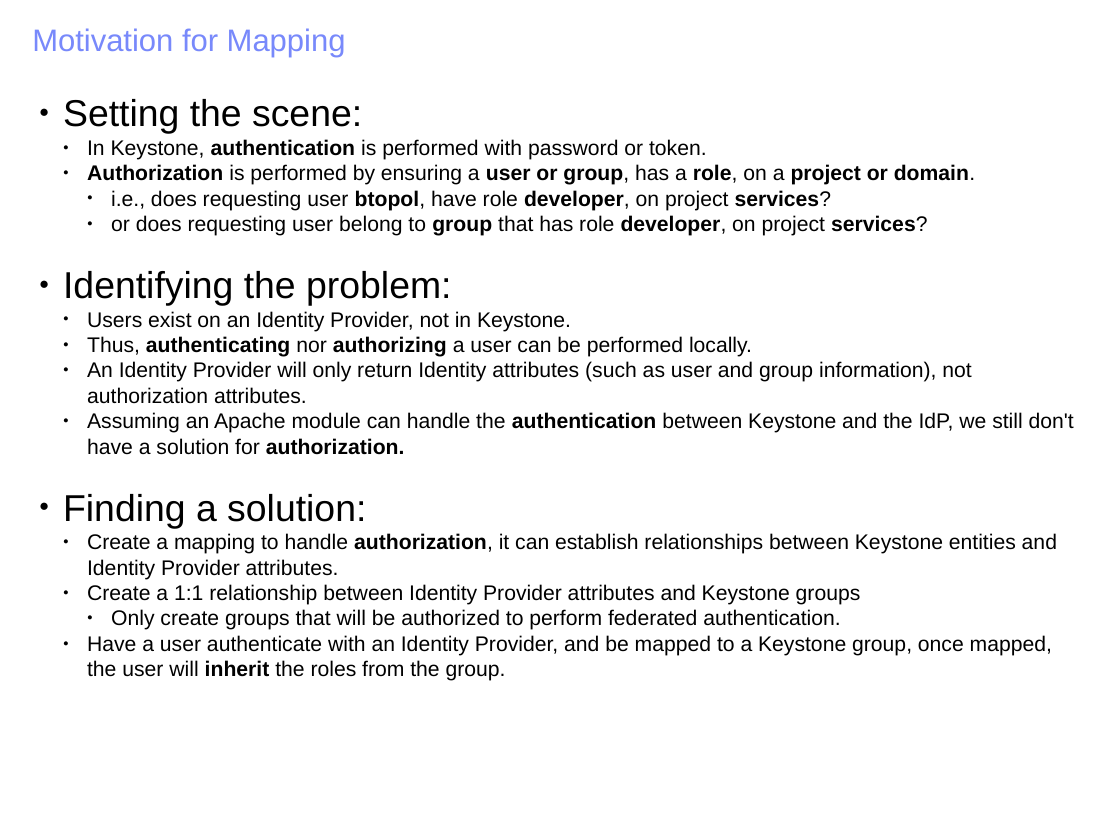
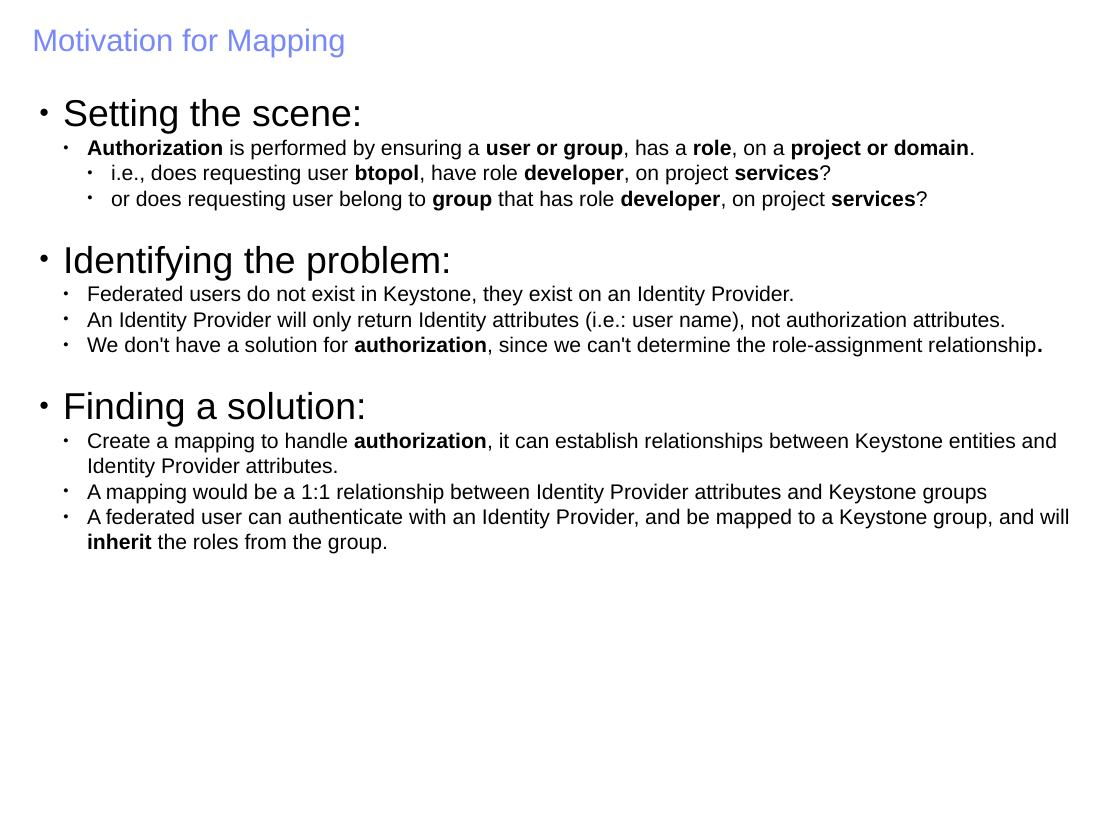
Before and after one commit to joesavak/OpenStackFederation, a slide deck: slide 17 of os-federation.odp. Drawn at 1120x840 pixels with LibreOffice and Linux fonts; fonts in the diff are those of the drawing. Boxes give left, top, right and bottom in pixels: in the first picture for what was removed or moved away, otherwise in the second. Text is boxed around its words. In the diff, an @@ line names an element or a change of style, - is before the commit and + after.

Commit message:
Tweaked some slides
Made minor changes to the slides that Brad and I will presenting. Tried
to make the content a bit shorter and easier to read.

```diff
--- a/os-federation.odp
+++ b/os-federation.odp
@@ text at [87, 139, 707, 160]: paragraph removed @@
-  ● In Keystone, authentication is performed with password or token.
@@ text at [87, 285, 1043, 357]: text changed @@
-  ● Users exist on an Identity Provider, not in Keystone.
-  ● Thus, authenticating nor authorizing a user can be performed locally.
-  ● An Identity Provider will only return Identity attributes (such as user and group information), not authorization attributes.
-  ● Assuming an Apache module can handle the authentication between Keystone and the IdP, we still don't have a solution for authorization.
+  ● Federated users do not exist in Keystone, they exist on an Identity Provider.
+  ● An Identity Provider will only return Identity attributes (i.e.: user name), not authorization attributes.
+  ● We don't have a solution for authorization, since we can't determine the role-assignment relationship.
@@ text at [87, 483, 1069, 554]: text changed @@
-  ● Create a 1:1 relationship between Identity Provider attributes and Keystone groups
-    ● Only create groups that will be authorized to perform federated authentication.
-  ● Have a user authenticate with an Identity Provider, and be mapped to a Keystone group, once mapped, the user will inherit the roles from the group.
+  ● A mapping would be a 1:1 relationship between Identity Provider attributes and Keystone groups
+  ● A federated user can authenticate with an Identity Provider, and be mapped to a Keystone group, and will inherit the roles from the group.
```
Also in this commit, not shown: 8 other slides changed.
